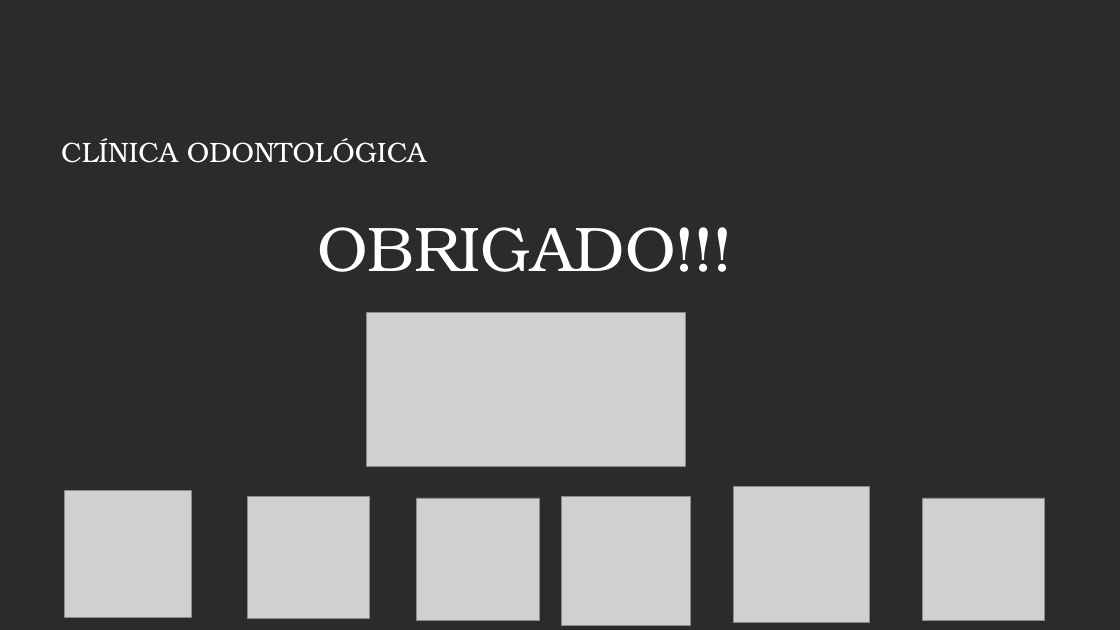
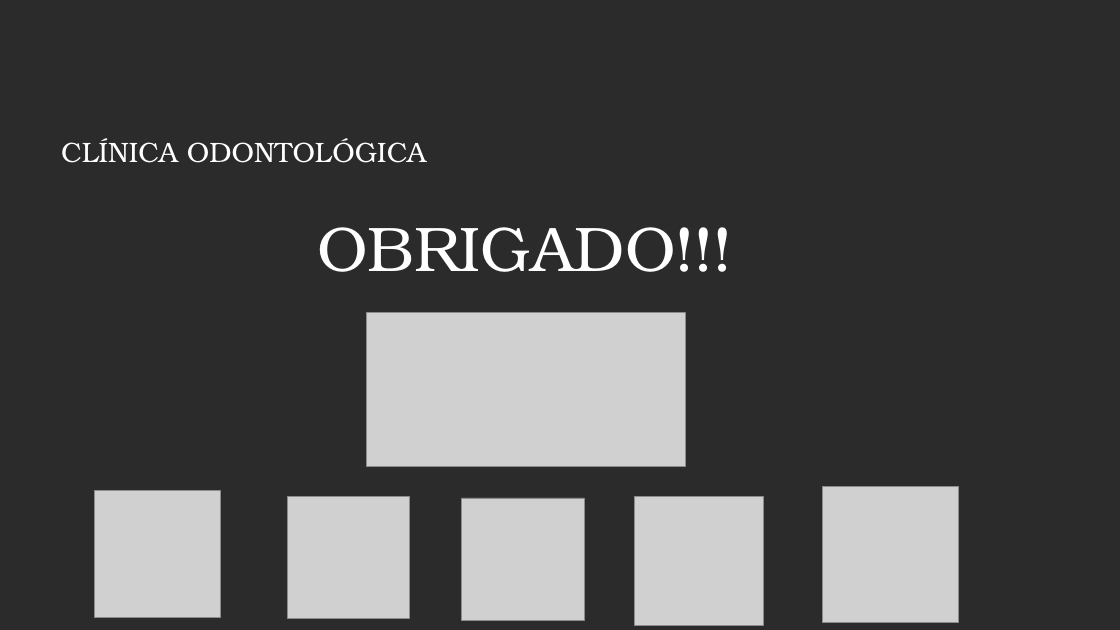
Before and after one commit to ondontoprojeto/Odontologico---Apresenta-o, a slide deck: slide 11 of Apresentação Projeto Odonto.pptx. Drawn at 1120x630 pixels with LibreOffice and Linux fonts; fonts in the diff are those of the drawing; grey boxes stand for pictures; background and template pictures are left out; a plain dark background stands for a picture behind light text. Boxes give left, top, right and bottom in pixels: in the first picture for what was removed or moved away, otherwise in the second. Text is boxed around its words. In the diff, an @@ line names an element or a change of style, - is before the commit and + after.

```diff
--- a/Apresentação Projeto Odonto.pptx
+++ b/Apresentação Projeto Odonto.pptx
@@ picture: place and size @@
-picture at [65,491,191,617]
+picture at [94,491,220,617]
@@ picture: place and size @@
-picture at [248,497,370,618]
+picture at [288,497,410,618]
@@ picture: place and size @@
-picture at [417,498,539,621]
+picture at [462,498,585,621]
@@ picture: place and size @@
-picture at [562,497,691,625]
+picture at [635,497,764,625]
@@ picture: place and size @@
-picture at [734,486,870,623]
+picture at [823,486,960,623]
@@ picture removed at [923,498,1045,621] @@
```
Also in this commit, not shown: 2 other slides changed.
